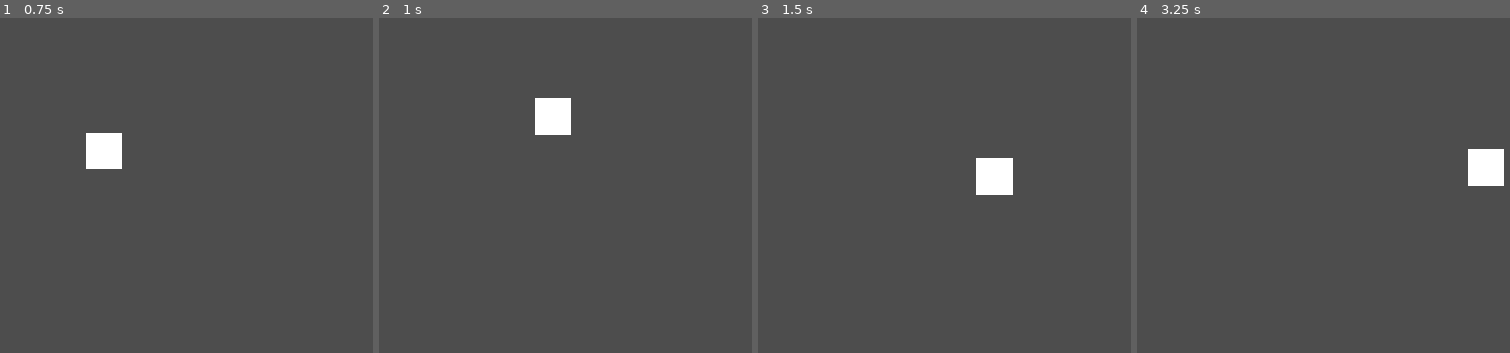
Above: before the commit, frames 1-4 (left to right).
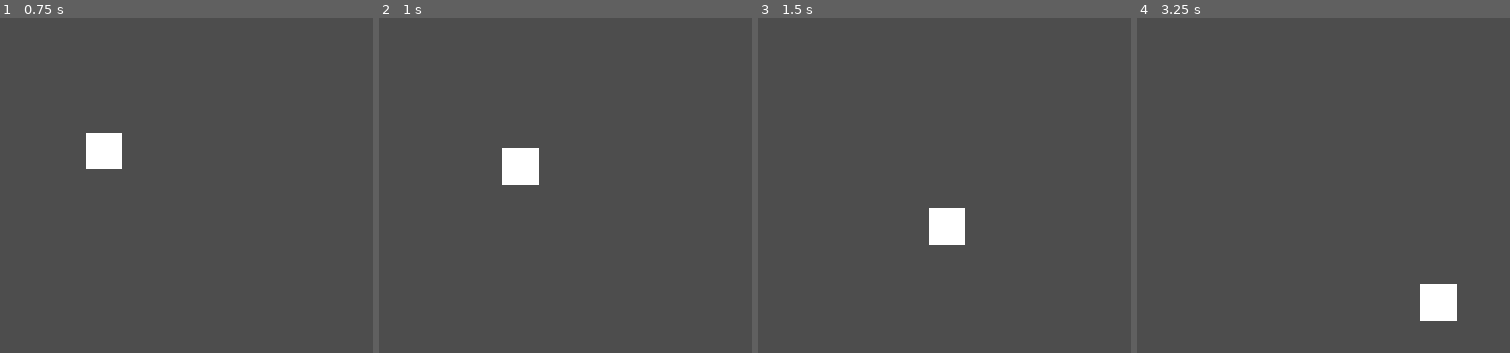
Above: after the commit, the same moments.

Repository: ryderlopeman10-dotcom/haven-dunlap-26-jam
Game: Godot game, scene res://Scenes/test_scene.tscn
The game is run twice, just before and just after one commit, with the same random seed, the same clock (stepped at 60 frames per second) and the same inputs.
Inputs:
- Up to frame 1 (0.75 s): tap Enter at 0.5 s; hold D (Right) from 0.53 s (still down)
- Up to frame 2 (1 s): keep holding D (Right); tap Space (Jump) at 0.77 s
- Up to frame 3 (1.5 s): release D (Right) at 1.28 s; hold S (Down) from 1.28 s (still down)
- Up to frame 4 (3.25 s): tap Space (Jump) at 1.52, 3.02 s; release S (Down) at 2.03 s; hold D (Right) 2.03-2.78 s; hold W (Up) from 2.78 s (still down)

Frame 1 is identical in both runs. In frame 2, 2.2% of the frame differs, in the area x 32-52%, y 23-50%; in frame 3, 2.2%; in frame 4, 2.2%.

Commit message:
Fixed Character Controller

Diff:
--- a/haven-project-26/Player/player.gd
+++ b/haven-project-26/Player/player.gd
@@ -1,6 +1,7 @@
 extends CharacterBody2D
 
 @onready var falling_timer: Timer = $"Falling Timer"
+@onready var player_collision_shape: CollisionShape2D = $CollisionShape2D
 
 var movement_speed : int = 150
 
@@ -31,8 +32,12 @@
 
 	if dir_x:
 		velocity.x = dir_x * movement_speed
-	if dir_y and not is_jumping:
-		velocity.y = dir_y * movement_speed
+
+	if is_jumping:
+		return
+
+	if dir_y:
+			velocity.y = dir_y * movement_speed
 
 	move_and_slide()
 
@@ -40,6 +45,8 @@
 	if not is_jumping:
 		return
 	else:
+		player_collision_shape.disabled = true
+
 		if first_jump:
 			first_jump = false
 			falling_timer.start()
@@ -50,5 +57,6 @@
 func _on_timer_timeout():
 	is_jumping = false
 	velocity.y = 0
+	player_collision_shape.disabled = false
 
 	move_and_slide()
